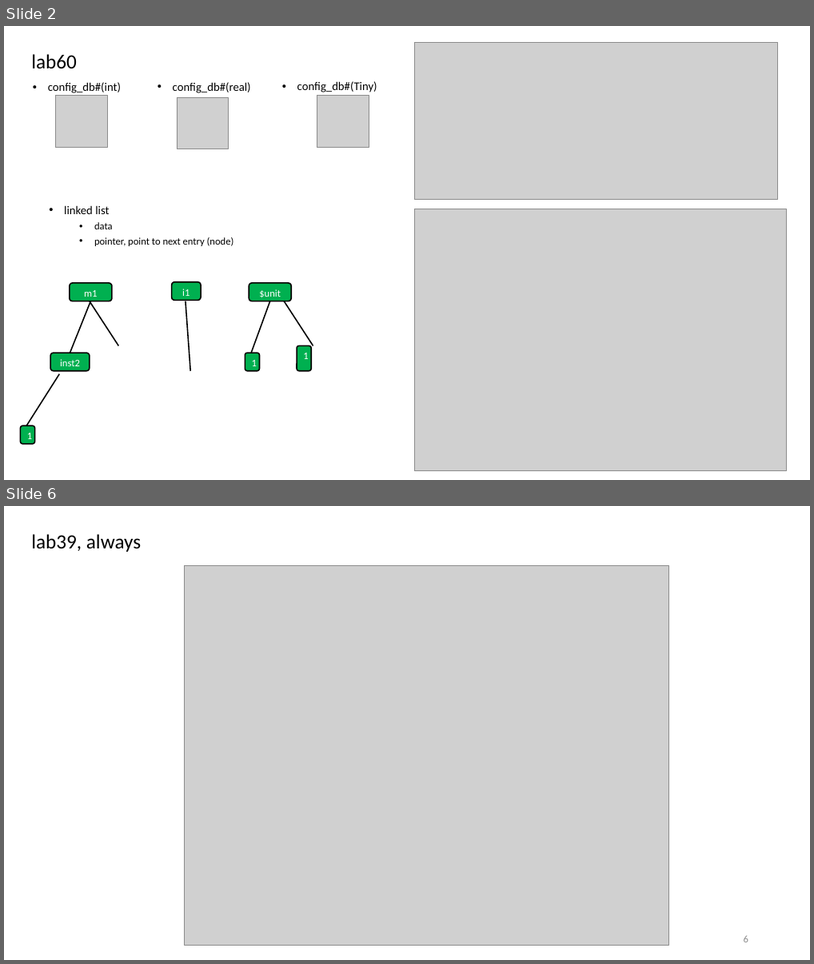
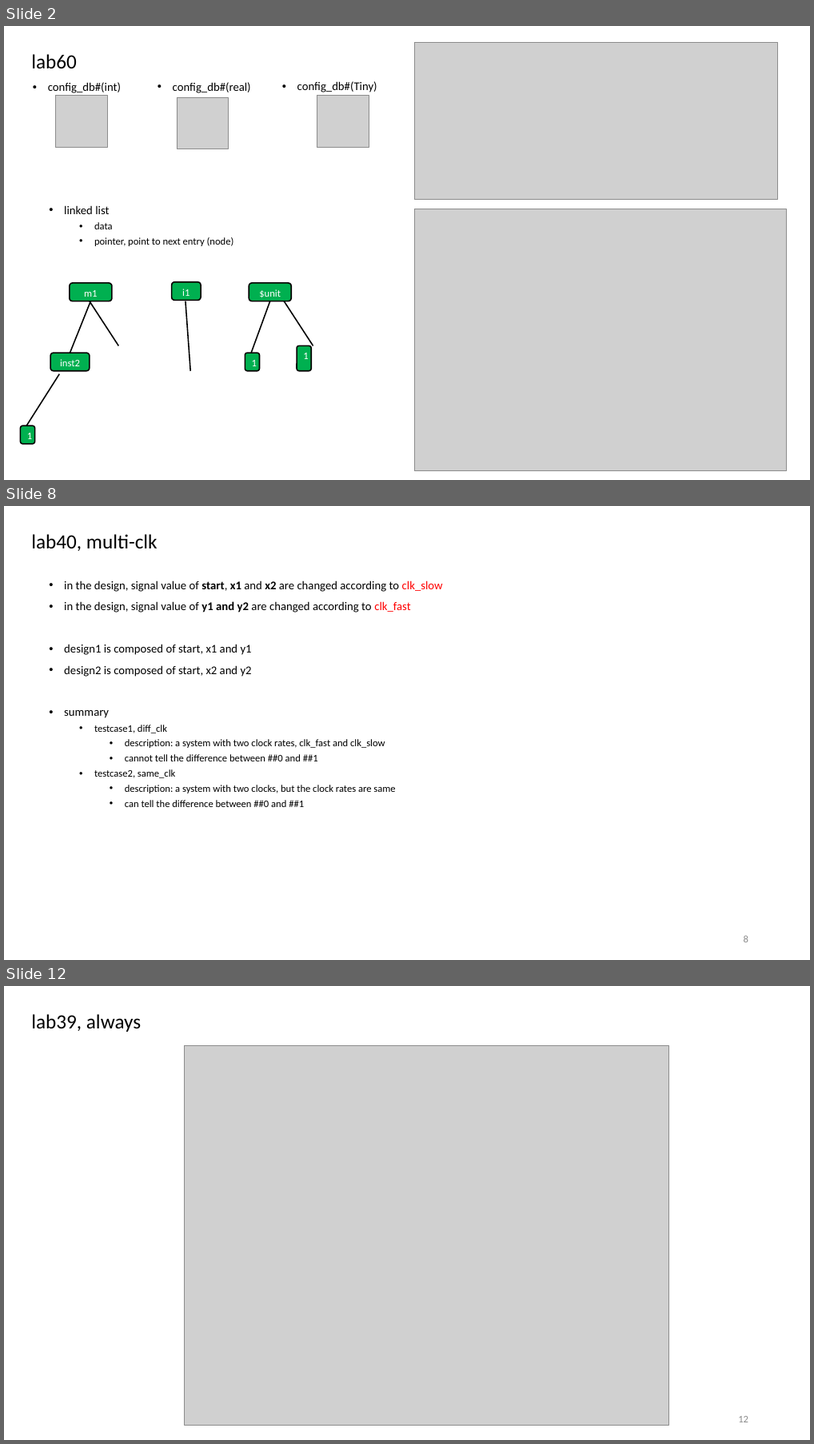
Before and after one commit to r06942072/study_sv, a slide deck: note.pptx. Shown one above the other, each under a label of ours: slides 2 and 6 before the commit, slides 2, 8 and 12 after it; the slides between them are not shown. The pictures are 814x964 and 814x1444 pixels, drawn with LibreOffice and Linux fonts; fonts in the diff are those of the drawing; grey boxes stand for pictures. Boxes give left, top, right and bottom in pixels: in the first picture for what was removed or moved away, otherwise in the second. Text is boxed around its words. In the diff, an @@ line names an element or a change of style, - is before the commit and + after.

```diff
--- a/note.pptx
+++ b/note.pptx
@@ slide 8 added at (4, 506, 810, 960), background #FFFFFF @@
@@ title added at (31, 534, 158, 551), 24 pt, text #000000 @@
+lab40, multi-clk
@@ text added at (64, 580, 443, 807), 12 pt, text #000000 @@
+• in the design, signal value of start, x1 and x2 are changed according to clk_slow
+• in the design, signal value of y1 and y2 are changed according to clk_fast
+• design1 is composed of start, x1 and y1
+• design2 is composed of start, x2 and y2
+• summary
+  • testcase1, diff_clk
+    • description: a system with two clock rates, clk_fast and clk_slow
+    • cannot tell the difference between ##0 and ##1
+  • testcase2, same_clk
+    • description: a system with two clocks, but the clock rates are same
+    • can tell the difference between ##0 and ##1
@@ page number added at (744, 935, 749, 942), 12 pt, text #8C8C8C @@
+8
@@ what was slide 6 is now slide 12 @@
@@ page number at (738, 1416, 749, 1422): text changed @@
-6
+12
```
Also in this commit, not shown: 1 slide changed, 7 other slides added, 2 slides removed, 5 other files.
